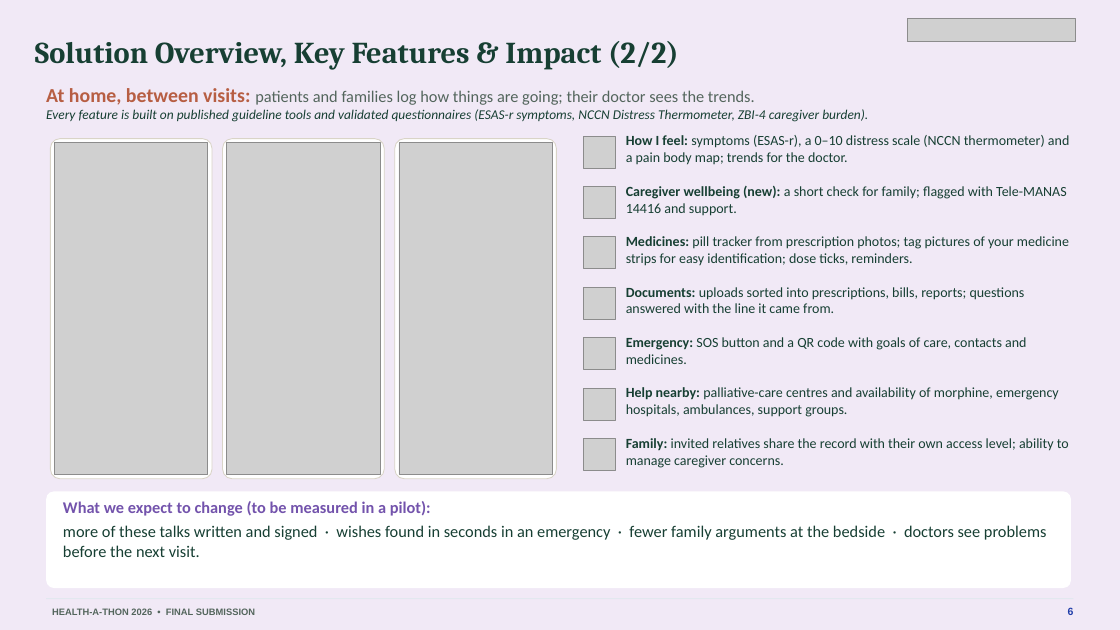
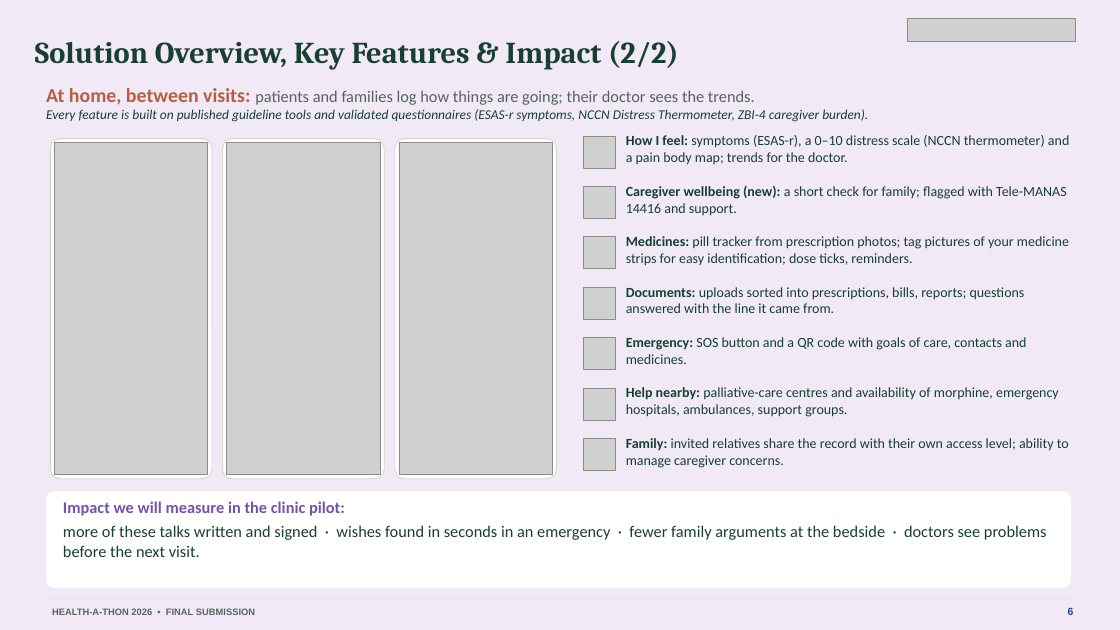
Before and after one commit to basithladdu/healthathon, a slide deck: slide 6 of output/final-submission/Sahara-Final-Presentation.pptx. Drawn at 1120x630 pixels with LibreOffice and Linux fonts; fonts in the diff are those of the drawing; grey boxes stand for pictures. Boxes give left, top, right and bottom in pixels: in the first picture for what was removed or moved away, otherwise in the second. Text is boxed around its words. In the diff, an @@ line names an element or a change of style, - is before the commit and + after.

```diff
--- a/output/final-submission/Sahara-Final-Presentation.pptx
+++ b/output/final-submission/Sahara-Final-Presentation.pptx
@@ text at [63,501,345,516]: text changed @@
-What we expect to change (to be measured in a pilot):
+Impact we will measure in the clinic pilot:
```
Also in this commit, not shown: 7 other slides changed, 6 other files.
